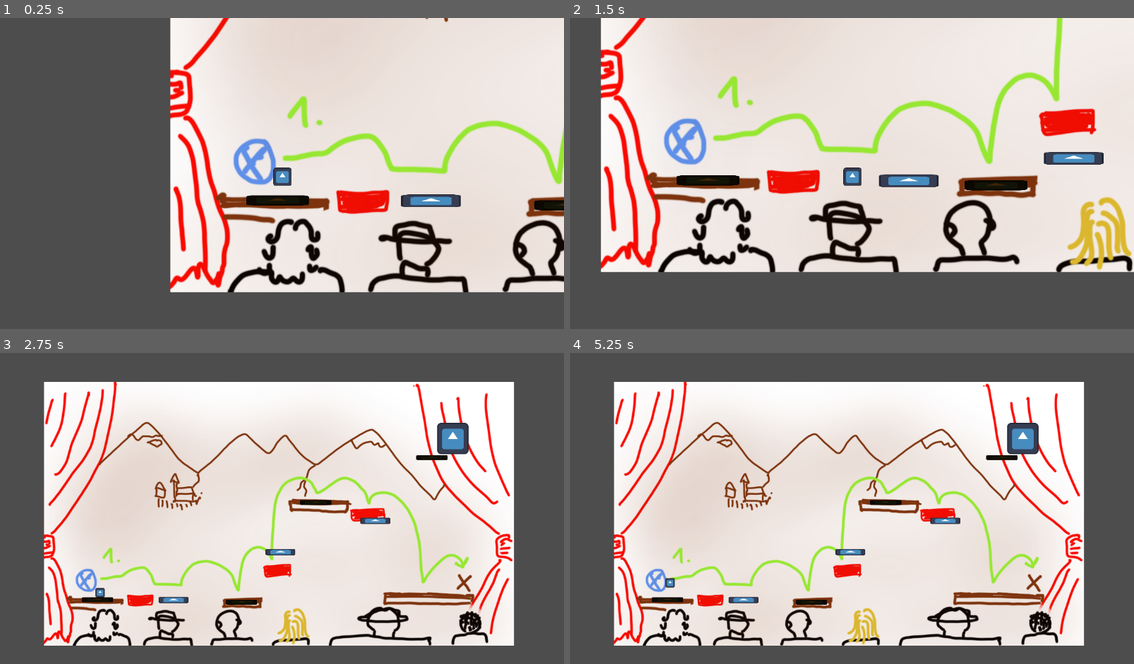
Above: before the commit, frames 1-4 (two rows, left to right).
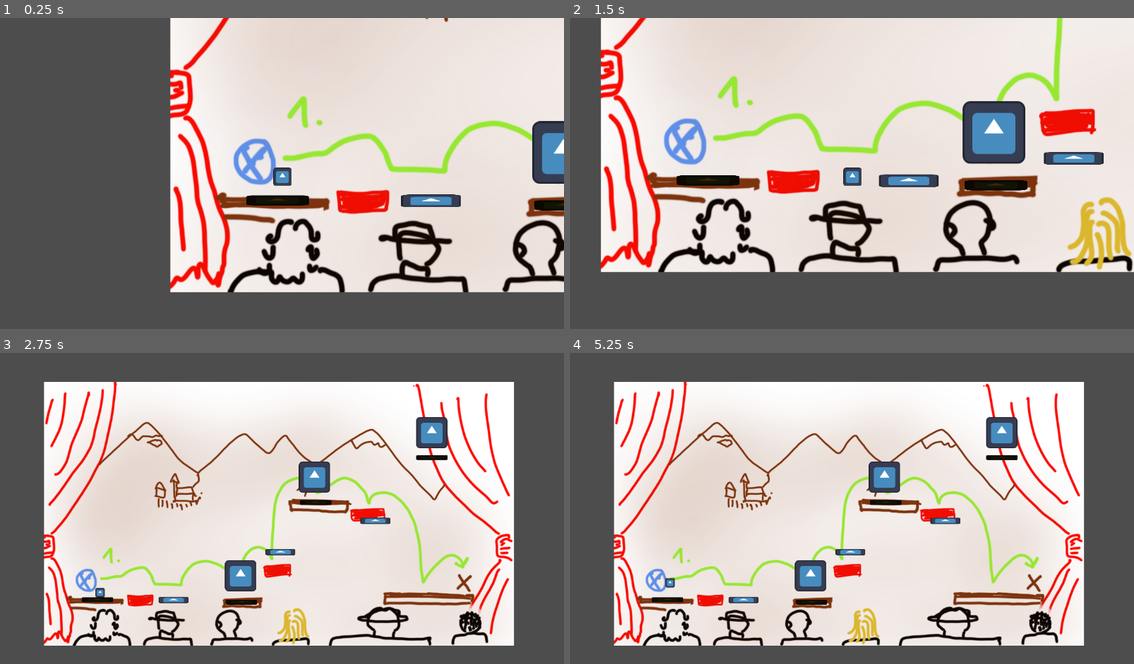
Above: after the commit, the same moments.

Repository: danigeri/Brackeys-Game-Jam
Game: Godot game, scene res://scenes/GameLoop/game_loop.tscn
The game is run twice, just before and just after one commit, with the same random seed, the same clock (stepped at 60 frames per second) and the same inputs. The engine's default icon, where the game draws it, is replaced by a stand-in: a white triangle on a blue panel in a dark square.
Inputs (mouse positions are in pixels of both pictures, inside the frame that each line leads up to):
- Up to frame 1 (0.25 s): no input
- Up to frame 2 (1.5 s): move the mouse to (1004, 192) at 0.52 s; hold Right (right) from 0.53 s (still down); tap Up (up) at 0.6, 0.77, 1.07 s; click (1004, 192) at 0.67 s; move the mouse to (1105, 179) at 1.27 s; click (1105, 179) at 1.35 s
- Up to frame 3 (2.75 s): tap Up (up) at 1.52, 1.55, 1.82, 2.3 s; move the mouse to (338, 443) at 2.02 s; release Right (right) at 2.03 s; hold Left (left) from 2.03 s (still down); tap G (ghost_run) at 2.1 s
- Up to frame 4 (5.25 s): tap Enter at 2.75 s; move the mouse to (947, 520) at 2.77 s; release Left (left) at 2.78 s; hold Right (right) 2.78-4.28 s; tap P (player_run) at 2.85 s; click (947, 520) at 2.92 s; tap Up (up) at 3.02, 3.05, 3.32, 3.6, 3.77, 4.07, 4.52, 4.55, 4.82 s; move the mouse to (1021, 558) at 3.52 s; move the mouse to (682, 464) at 4.27 s; hold Left (left) 4.28-5.03 s; click (682, 464) at 4.35 s; move the mouse to (880, 511) at 5.02 s; hold Right (right) from 5.03 s (still down); tap G (ghost_run) at 5.1 s; click (880, 511) at 5.17 s

The runs differ from the first frame. In frame 1, 1.1% of the frame differs, in the area x 94-100%, y 33-54%; in frame 2, 2.2%, in the area x 69-81%, y 26-47%; in frame 3, 2.0%; in frame 4, 2.0%.

Commit message:
optional and required stars, last required will trigger the ghost run

Diff:
--- a/scenes/GameLoop/game_loop.gd
+++ b/scenes/GameLoop/game_loop.gd
@@ -2,14 +2,51 @@
 
 @onready var ghost_camera: Camera2D = $GhostCamera
 
+var required_total : int =  0
+var optional_total : int =  0
+var required_collected : int =  0
+var optional_collected : int =  0
 
 func _ready() -> void:
 	print("ready")
 	#MusicPlayer.start_music()
-	GameEvents.ghost_mode_on.connect(use_ghost_camera)
-	#GameEvents.ghost_mode_on.emit(false)
+	GameEvents.ghost_mode_on.connect(ghost_mode_triggered)
+
+	for star in get_tree().get_nodes_in_group("stars"):
+		star.collected.connect(_on_star_collected)
+		if star.star_type == star.StarType.REQUIRED:
+			required_total += 1
+		elif star.star_type == star.StarType.OPTIONAL:
+			optional_total += 1
+
+	print("ready, required_total: " , required_total)
+	print("ready, optional_total: " , optional_total)
+
+func ghost_mode_triggered(value) -> void:
+	if value:
+		ghost_camera.make_current()
+
+	required_collected = 0
+	optional_collected = 0
+	for star in get_tree().get_nodes_in_group("stars"):
+		star.reset_star()
+		print("star reset: " , star)
+
+	print("ready, required_collected: " , required_collected)
+	print("ready, optional_collected: " , optional_collected)
+
+func _on_star_collected(star):
+	if star.star_type == star.StarType.REQUIRED:
+		required_collected += 1
+	elif star.star_type == star.StarType.OPTIONAL:
+		optional_collected += 1
 
 
-func use_ghost_camera(value) -> void:
-	if value:
-		ghost_camera.make_current()
+	print("ready, required_collected: " , required_collected)
+	print("ready, optional_collected: " , optional_collected)
+
+	if required_collected >= required_total:
+		call_deferred("_trigger_ghost_mode")
+
+func _trigger_ghost_mode():
+	GameEvents.ghost_mode_on.emit(true)
--- a/scenes/GameLoop/game_loop.tscn
+++ b/scenes/GameLoop/game_loop.tscn
@@ -58,14 +58,21 @@
 
 [node name="Player" parent="." unique_id=1510985192 instance=ExtResource("5_t2325")]
 position = Vector2(-171, 624)
-collision_layer = 3
 
 [node name="GhostCamera" type="Camera2D" parent="." unique_id=1831260324]
 position = Vector2(573, 340)
 zoom = Vector2(0.5, 0.5)
 
-[node name="StarAtTheEnd" parent="." unique_id=1164754737 instance=ExtResource("9_73e4h")]
-position = Vector2(1271, 42)
+[node name="Star" parent="." unique_id=1164754737 instance=ExtResource("9_73e4h")]
+position = Vector2(404, 604)
+star_type = 1
+
+[node name="Star2" parent="." unique_id=1803877381 instance=ExtResource("9_73e4h")]
+position = Vector2(706, 200)
+star_type = 1
+
+[node name="Star3" parent="." unique_id=987306707 instance=ExtResource("9_73e4h")]
+position = Vector2(1185, 18)
 
 [connection signal="credits_menu_requested" from="UI/PauseMenu" to="UI" method="_on_pause_menu_credits_menu_requested"]
 [connection signal="settings_menu_requested" from="UI/PauseMenu" to="UI" method="_on_pause_menu_settings_menu_requested"]
--- a/scenes/Player/player.tscn
+++ b/scenes/Player/player.tscn
@@ -6,7 +6,7 @@
 [sub_resource type="RectangleShape2D" id="RectangleShape2D_3r4fm"]
 size = Vector2(36, 38)
 
-[node name="Player" type="CharacterBody2D" unique_id=1510985192]
+[node name="Player" type="CharacterBody2D" unique_id=1510985192 groups=["Player"]]
 script = ExtResource("1_385v6")
 
 [node name="CollisionShape2D" type="CollisionShape2D" parent="." unique_id=881761576]
--- a/scenes/Star/star.gd
+++ b/scenes/Star/star.gd
@@ -1,6 +1,32 @@
 extends Area2D
 
+signal collected(star)
 
-func _on_body_entered(body: Node2D) -> void:
-	print("COIN reached by : ", body)
-	GameEvents.ghost_mode_on.emit(true)
+enum StarType { OPTIONAL, REQUIRED }
+
+var collected_once : bool = false
+
+@export var star_type : StarType = StarType.OPTIONAL
+
+func _ready():
+	add_to_group("stars")
+
+func _on_body_entered(body):
+	print("COLLISION: ", body.is_in_group("Player"))
+	if body.is_in_group("Player"):
+		if collected_once:
+			return
+
+		print("STAR reached by : ", body, ", star: " , self)
+		if body is CharacterBody2D:
+			collected_once = true
+			collected.emit(self)
+			hide()
+			$CollisionShape2D.disabled = true
+			#queue_free()
+
+func reset_star():
+	print("STAR RESET :" , self)
+	collected_once = false
+	show()
+	$CollisionShape2D.disabled = false
--- a/scenes/Star/star.tscn
+++ b/scenes/Star/star.tscn
@@ -6,8 +6,7 @@
 [sub_resource type="RectangleShape2D" id="RectangleShape2D_mgif7"]
 size = Vector2(128, 128)
 
-[node name="Area2D" type="Area2D" unique_id=1164754737]
-collision_mask = 2
+[node name="Star" type="Area2D" unique_id=1164754737 groups=["Star"]]
 script = ExtResource("1_ddach")
 
 [node name="Sprite2D" type="Sprite2D" parent="." unique_id=288951724]
